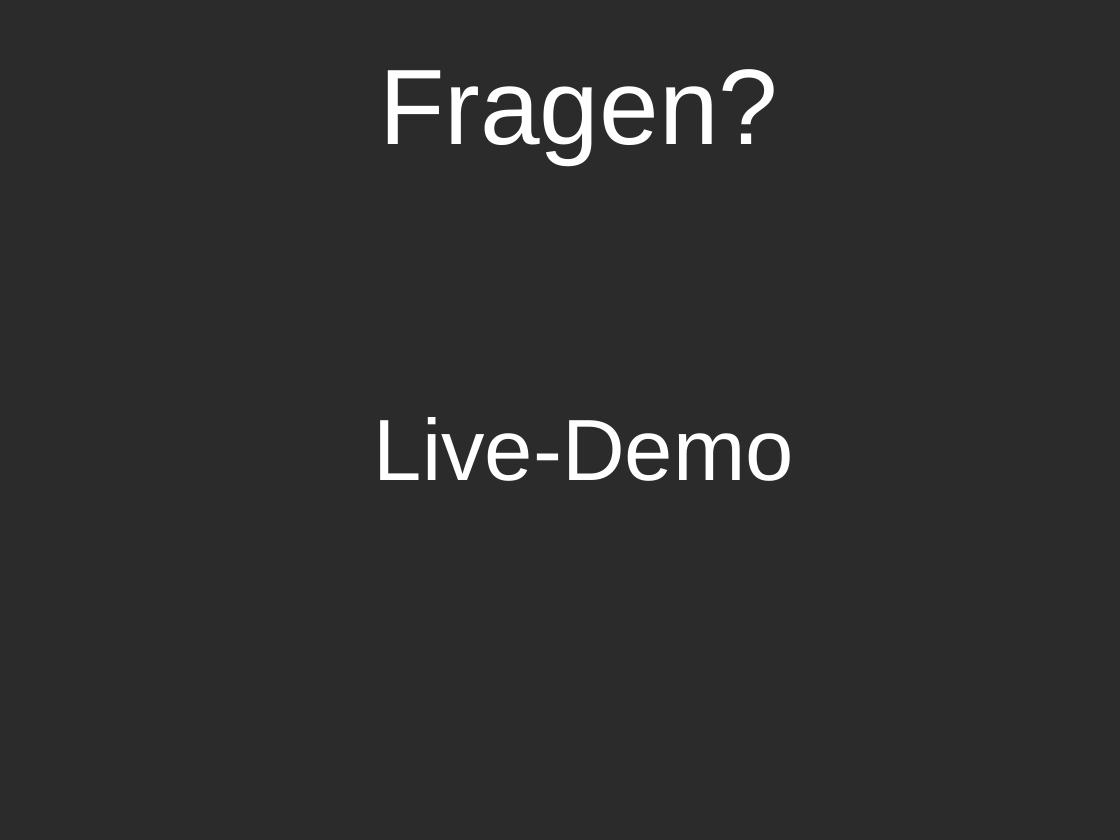
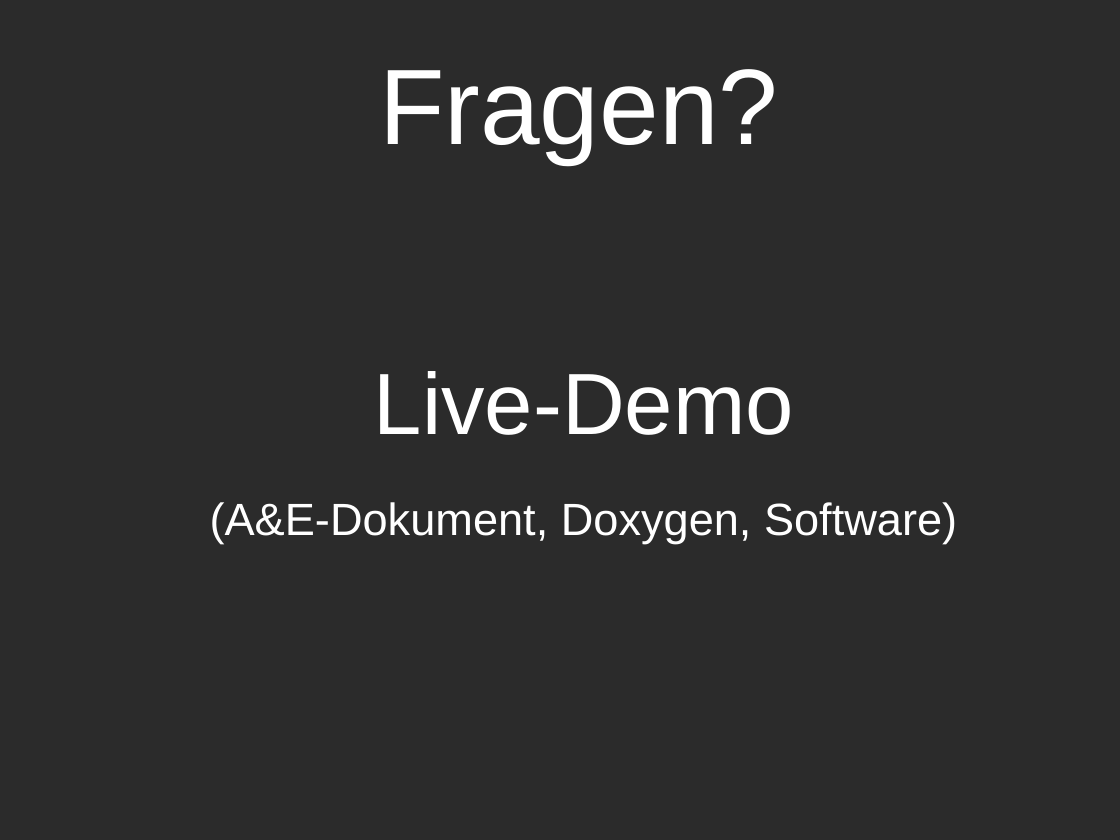
Before and after one commit to pingo95/SEP-Gruppe-11-W-rmeleitung, a slide deck: slide 9 of Praesentation.odp (slide 8 before the commit). Drawn at 1120x840 pixels with LibreOffice and Linux fonts; fonts in the diff are those of the drawing; background and template pictures are left out; a plain dark background stands for a picture behind light text. Boxes give left, top, right and bottom in pixels: in the first picture for what was removed or moved away, otherwise in the second. Text is boxed around its words. In the diff, an @@ line names an element or a change of style, - is before the commit and + after.

```diff
--- a/Praesentation.odp
+++ b/Praesentation.odp
@@ text at (x1=210, y1=502, x2=957, y2=544): paragraph added @@
+(A&E-Dokument, Doxygen, Software)
```
Also in this commit, not shown: 3 slides added.
